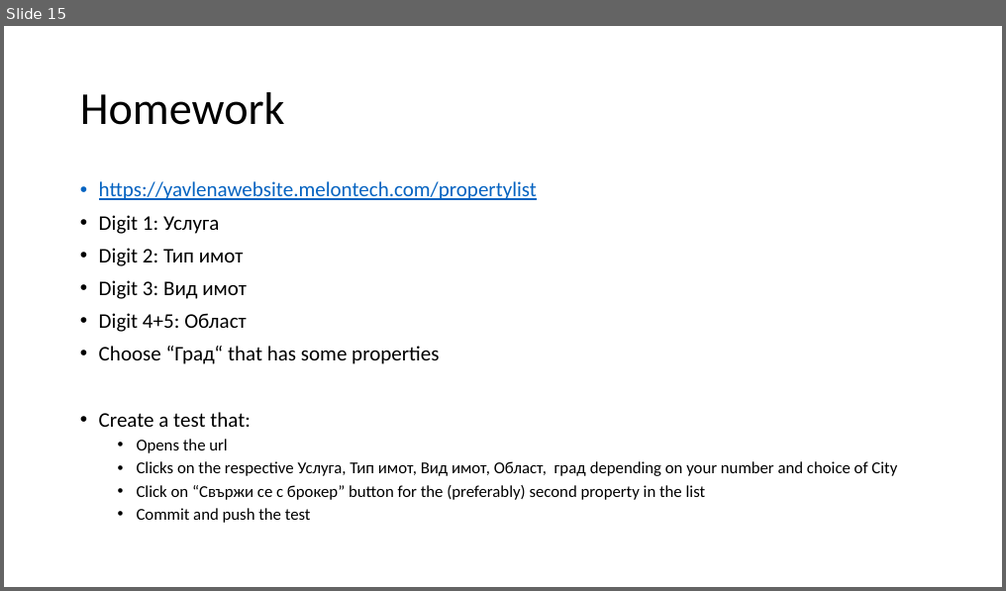
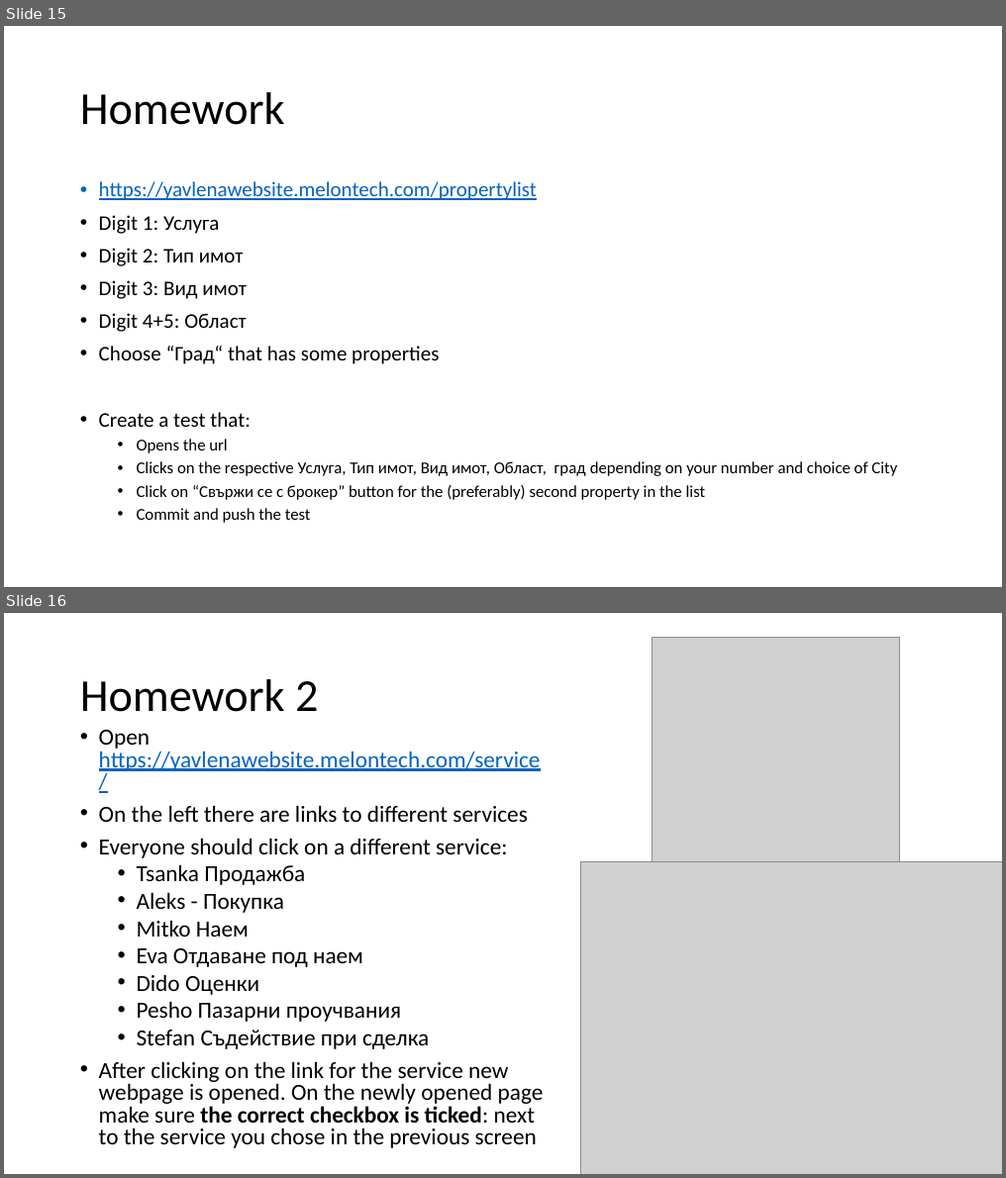
Before and after one commit to dvelio/QAAutomationCourse2017, a slide deck: Presentations/QA Automation Course Week 3.pptx. Shown one above the other, each under a label of ours: slide 15 before the commit, slides 15 and 16 after it. The pictures are 1006x591 and 1006x1178 pixels, drawn with LibreOffice and Linux fonts; fonts in the diff are those of the drawing; grey boxes stand for pictures. Boxes give left, top, right and bottom in pixels: in the first picture for what was removed or moved away, otherwise in the second. Text is boxed around its words. In the diff, an @@ line names an element or a change of style, - is before the commit and + after.

Commit message:
QA: added new homework for week 3

```diff
--- a/Presentations/QA Automation Course Week 3.pptx
+++ b/Presentations/QA Automation Course Week 3.pptx
@@ slide 16 added at box(4, 613, 1002, 1174), background #FFFFFF @@
@@ picture added at box(652, 637, 900, 894) @@
@@ title added at box(80, 679, 318, 712), 44 pt, text #000000 @@
+Homework 2
@@ text added at box(99, 730, 544, 1149), 22.2 pt, text #000000 @@
+• Open https://yavlenawebsite.melontech.com/service/
+• On the left there are links to different services
+• Everyone should click on a different service:
+  • Tsanka Продажба
+  • Aleks - Покупка
+  • Mitko Наем
+  • Eva Отдаване под наем
+  • Dido Оценки
+  • Pesho Пазарни проучвания
+  • Stefan Съдействие при сделка
+• After clicking on the link for the service new webpage is opened. On the newly opened page make sure the correct checkbox is ticked: next to the service you chose in the previous screen
@@ picture added at box(580, 862, 1002, 1174) @@
```
